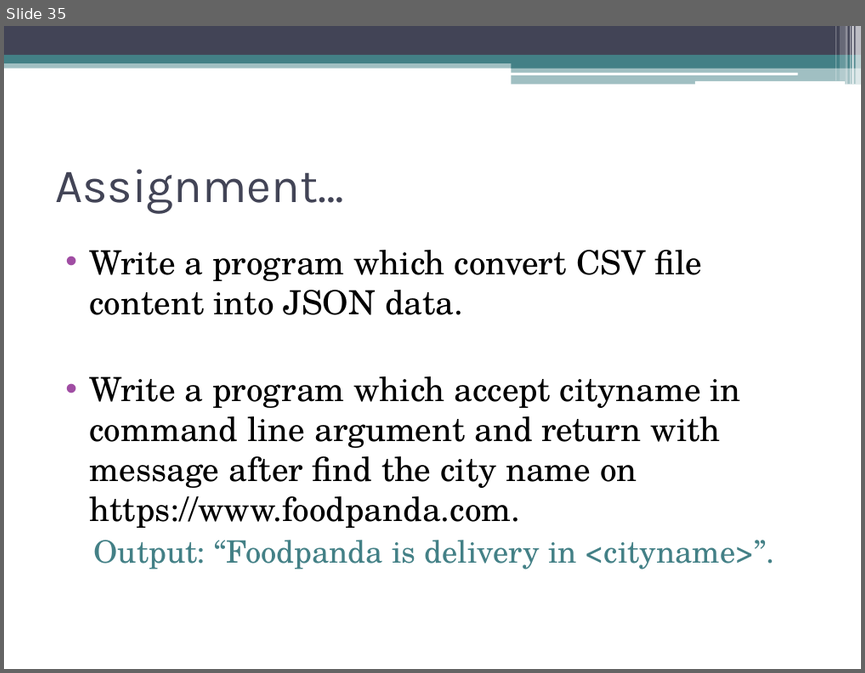
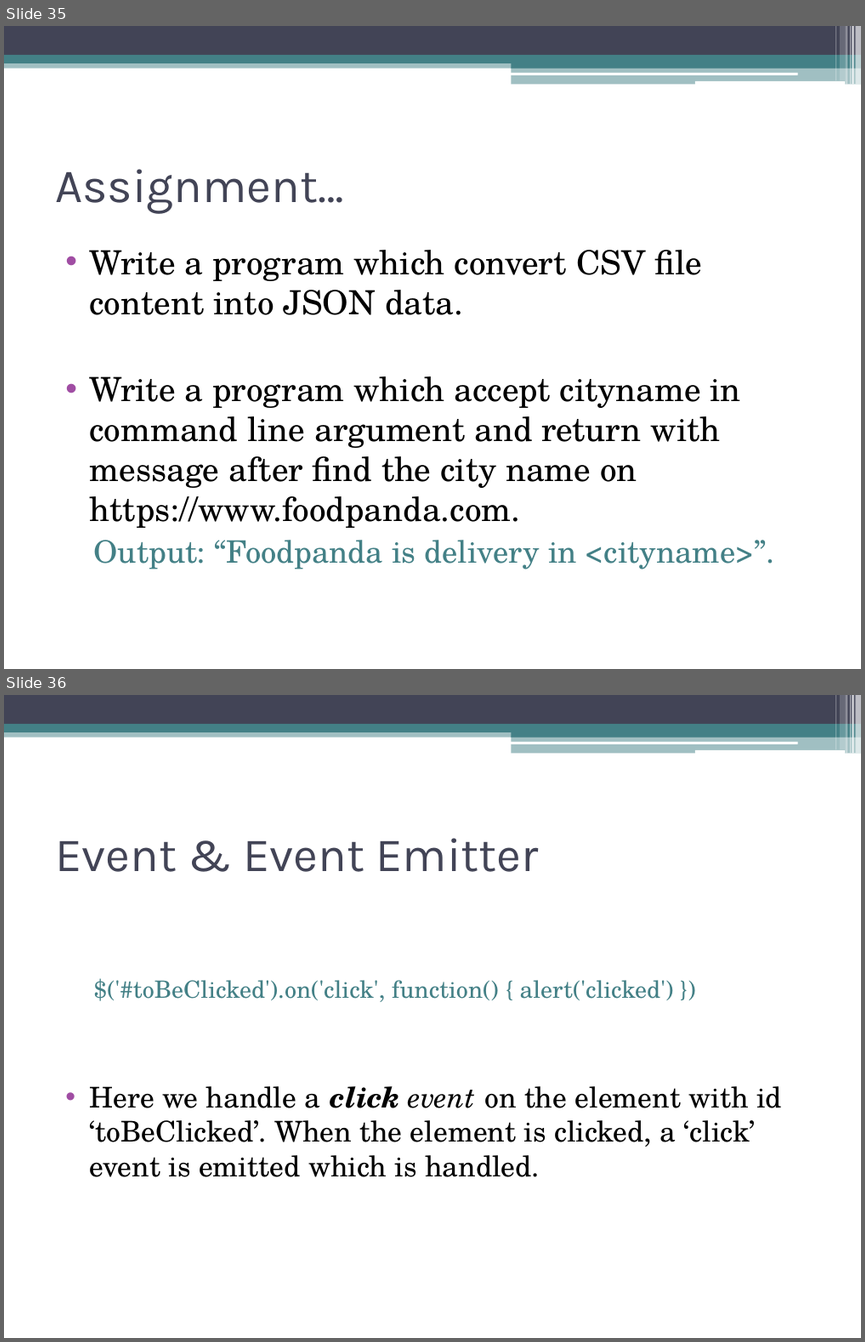
Before and after one commit to akjkhatri/mean_stack, a slide deck: MEAN Stack Workshop.pptx. Shown one above the other, each under a label of ours: slide 35 before the commit, slides 35 and 36 after it. The pictures are 865x673 and 865x1342 pixels, drawn with LibreOffice and Linux fonts; fonts in the diff are those of the drawing. Boxes give left, top, right and bottom in pixels: in the first picture for what was removed or moved away, otherwise in the second. Text is boxed around its words. In the diff, an @@ line names an element or a change of style, - is before the commit and + after.

```diff
--- a/MEAN Stack Workshop.pptx
+++ b/MEAN Stack Workshop.pptx
@@ slide 36 added at (4, 695, 861, 1338), background #FFFFFF; not listed: 13 template elements that a slide beside it also shows @@
@@ title added at (55, 838, 539, 872), 40 pt, text #424456 @@
+Event & Event Emitter
@@ text added at (90, 978, 782, 1177), 24 pt, text #000000 @@
+  $('#toBeClicked').on('click', function() { alert('clicked') })
+• Here we handle a click event on the element with id ‘toBeClicked’. When the element is clicked, a ‘click’ event is emitted which is handled.
```
Also in this commit, not shown: 1 slide changed, 14 other slides added.
